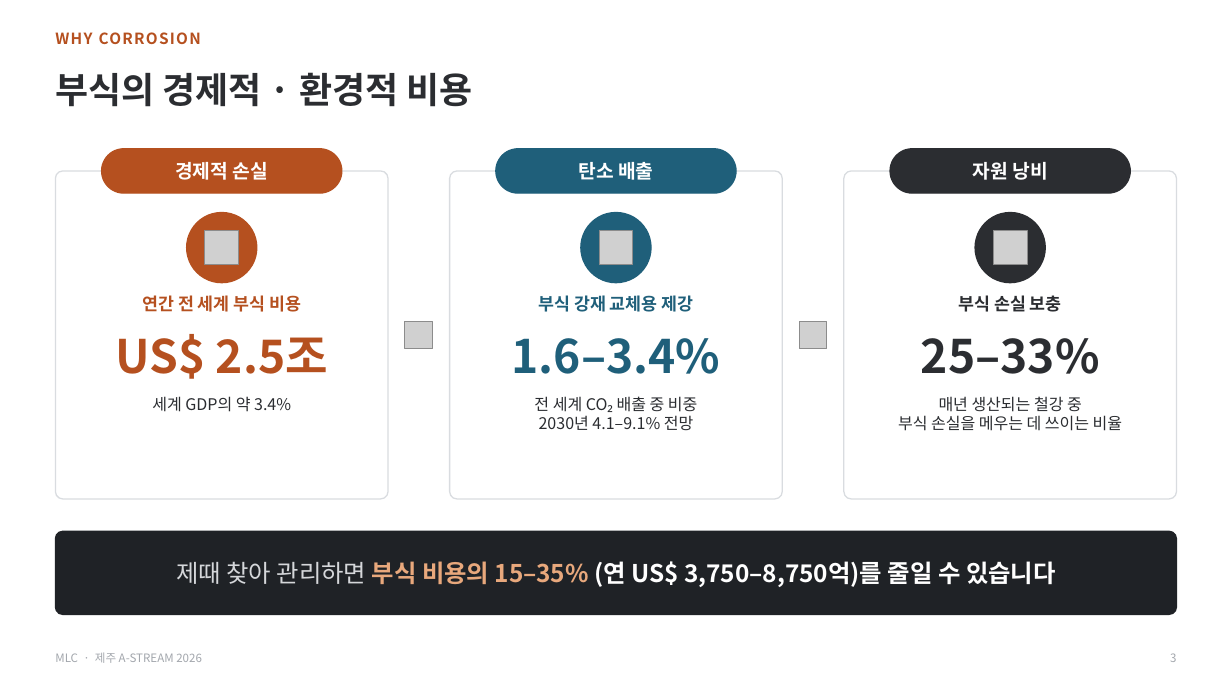
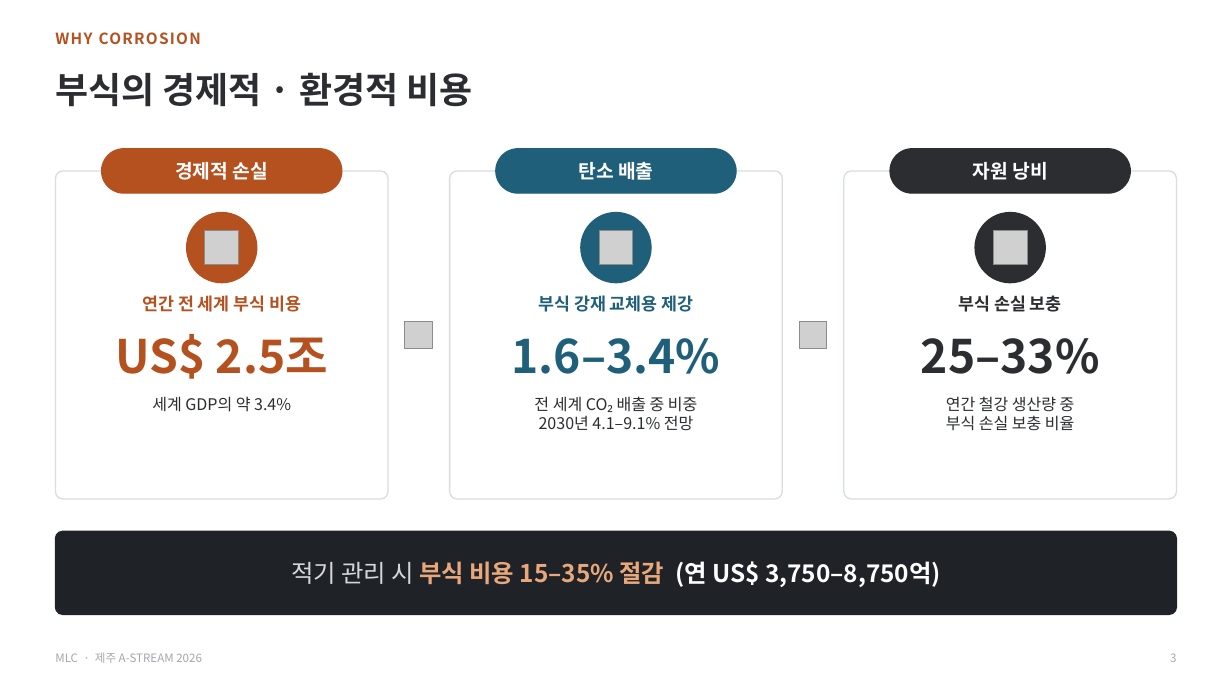
Before and after one commit to zscfvgbb-cmyk/PPT, a slide deck: slide 3 of MLC_IR_A-STREAM2026_v3.pptx. Drawn at 1232x693 pixels with LibreOffice and Linux fonts; fonts in the diff are those of the drawing; grey boxes stand for pictures. Boxes give left, top, right and bottom in pixels: in the first picture for what was removed or moved away, otherwise in the second. Text is boxed around its words. In the diff, an @@ line names an element or a change of style, - is before the commit and + after.

```diff
--- a/MLC_IR_A-STREAM2026_v3.pptx
+++ b/MLC_IR_A-STREAM2026_v3.pptx
@@ text at [946, 396, 1075, 431]: text changed @@
-매년 생산되는 철강 중
-부식 손실을 메우는 데 쓰이는 비율
+연간 철강 생산량 중
+부식 손실 보충 비율
@@ text at [291, 561, 941, 587]: text changed @@
-제때 찾아 관리하면 부식 비용의 15–35% (연 US$ 3,750–8,750억)를 줄일 수 있습니다
+적기 관리 시 부식 비용 15–35% 절감 (연 US$ 3,750–8,750억)
```
Also in this commit, not shown: 6 other slides changed, 1 other file.
